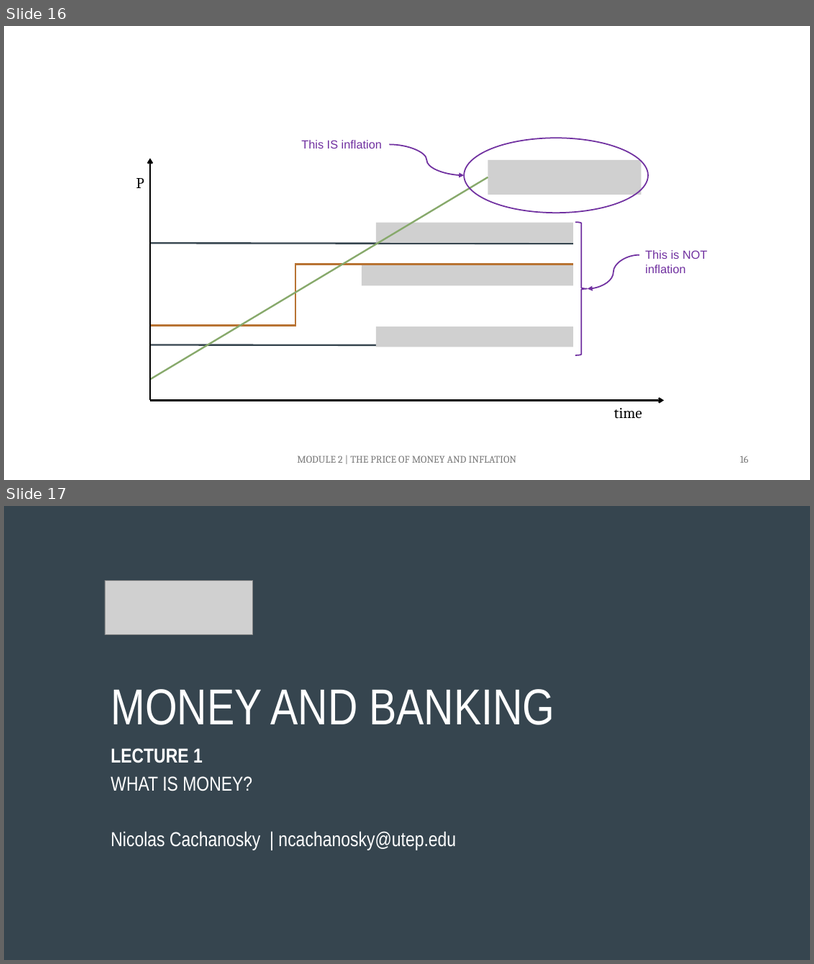
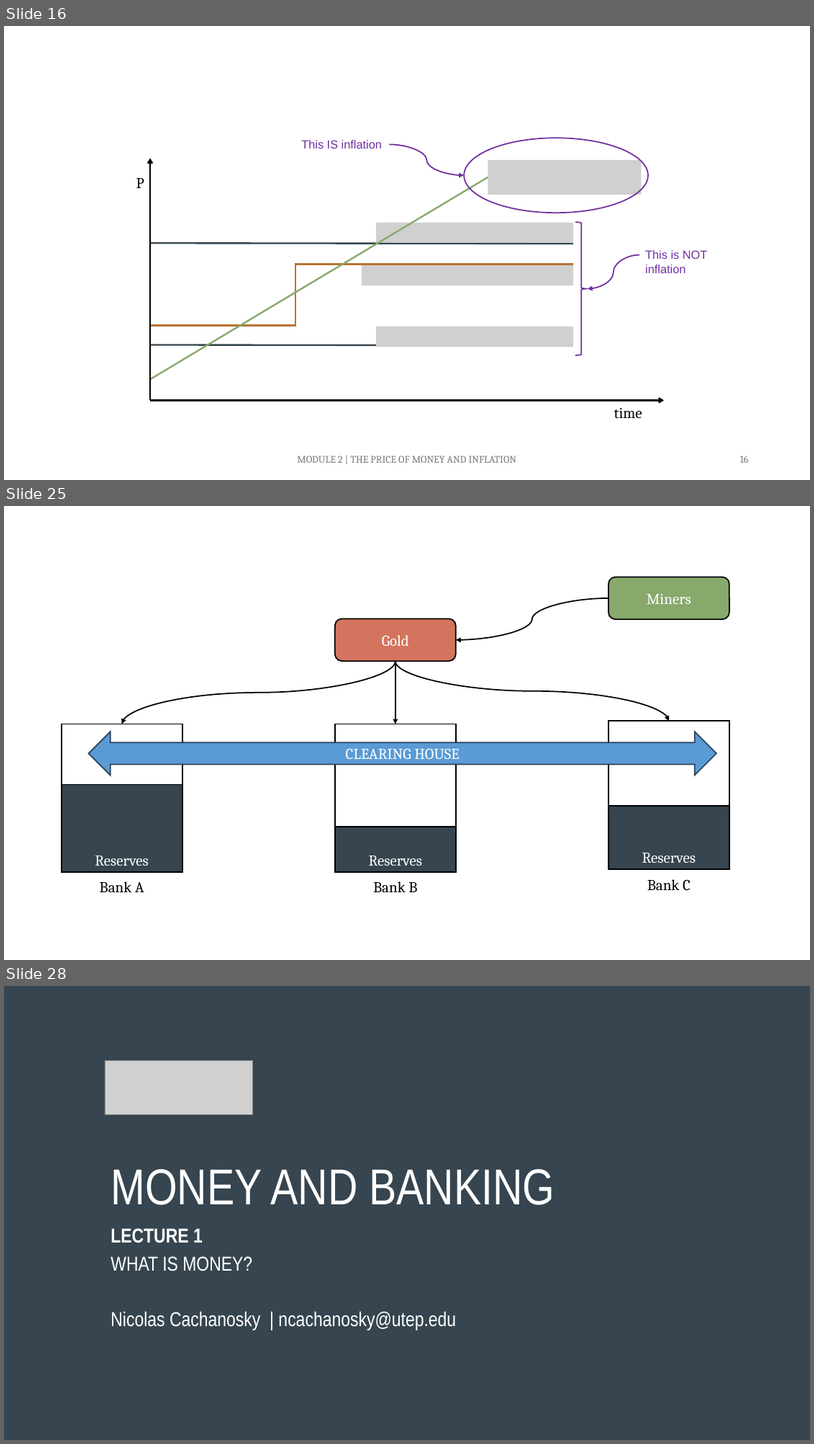
Before and after one commit to ncachanosky/ECON-3320-online, a slide deck: figures/figures.pptx. Shown one above the other, each under a label of ours: slides 16 and 17 before the commit, slides 16, 25 and 28 after it; the slides between them are not shown. The pictures are 814x964 and 814x1444 pixels, drawn with LibreOffice and Linux fonts; fonts in the diff are those of the drawing; grey boxes stand for pictures. Boxes give left, top, right and bottom in pixels: in the first picture for what was removed or moved away, otherwise in the second. Text is boxed around its words. In the diff, an @@ line names an element or a change of style, - is before the commit and + after.

```diff
--- a/figures/figures.pptx
+++ b/figures/figures.pptx
@@ slide 25 added at box(4, 506, 810, 960), background #FFFFFF @@
@@ rounded rectangle added at box(609, 577, 730, 619), fill #87A96B, outline #000000 1.5 pt, 18 pt, text #FFFFFF @@
+Miners
@@ curved arrow added from (609, 598) to (456, 640), #000000 1.5 pt @@
@@ rounded rectangle added at box(335, 618, 456, 661), fill #D4745E, outline #000000 1.5 pt, 18 pt, text #FFFFFF @@
+Gold
@@ curved arrow added from (396, 661) to (122, 723), #000000 1.5 pt @@
@@ arrow added from (396, 661) to (396, 723), #000000 1.5 pt @@
@@ curved arrow added from (396, 661) to (669, 721), #000000 1.5 pt @@
@@ rectangle added at box(609, 721, 730, 869), fill #36454F, outline #000000 1.5 pt, 18 pt, text #FFFFFF @@
+Reserves
@@ rectangle added at box(609, 721, 730, 806), fill #FFFFFF, outline #000000 1.5 pt @@
@@ rectangle added at box(62, 723, 183, 872), fill #36454F, outline #000000 1.5 pt, 18 pt, text #FFFFFF @@
+Reserves
@@ rectangle added at box(62, 723, 183, 784), fill #FFFFFF, outline #000000 1.5 pt @@
@@ left right arrow added at box(89, 731, 718, 775), fill #5B9BD5, outline #28445D 1.5 pt, 18 pt, text #FFFFFF @@
+CLEARING HOUSE
@@ rectangle added at box(335, 723, 456, 872), fill #36454F, outline #000000 1.5 pt, 18 pt, text #FFFFFF @@
+Reserves
@@ rectangle added at box(335, 723, 456, 826), fill #FFFFFF, outline #000000 1.5 pt @@
@@ rectangle added at box(609, 872, 730, 896), outline #FFFFFF 1.5 pt, 18 pt, text #000000 @@
+Bank C
@@ rectangle added at box(62, 875, 183, 898), outline #FFFFFF 1.5 pt, 18 pt, text #000000 @@
+Bank A
@@ rectangle added at box(335, 875, 456, 898), outline #FFFFFF 1.5 pt, 18 pt, text #000000 @@
+Bank B
@@ what was slide 17 is now slide 28 @@
```
Also in this commit, not shown: 10 other slides added, 23 other files.
